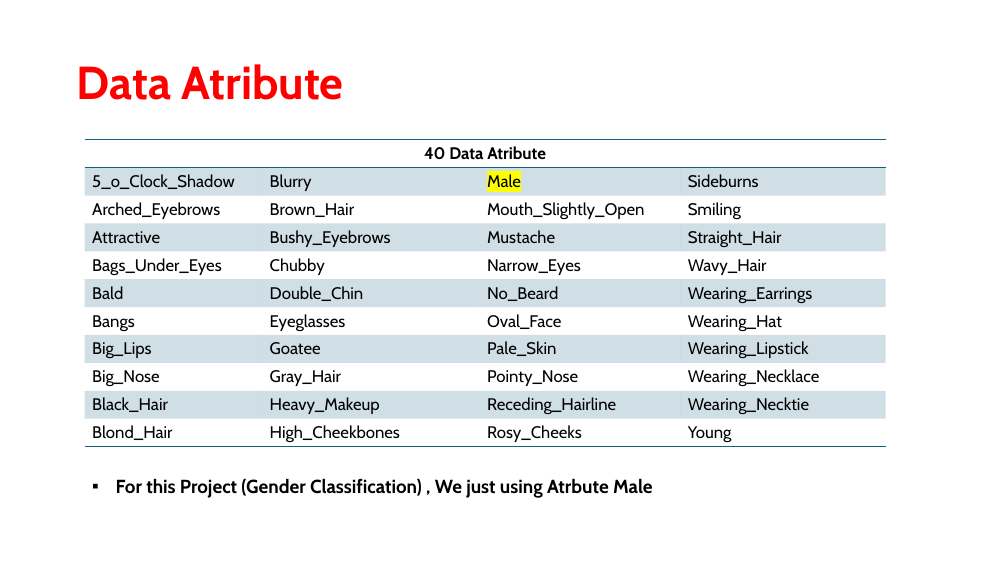
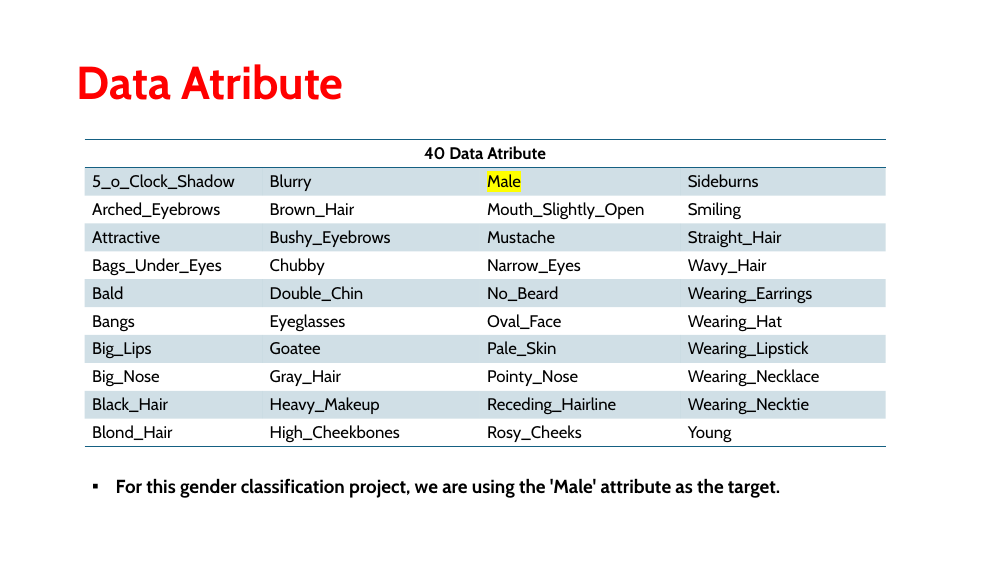
Before and after one commit to AndreMasalle/Computer-Vision-Specialist, a slide deck: slide 6 of Gender Classification/Project 1_v1.0.pptx. Drawn at 1008x567 pixels with LibreOffice and Linux fonts; fonts in the diff are those of the drawing. Boxes give left, top, right and bottom in pixels: in the first picture for what was removed or moved away, otherwise in the second. Text is boxed around its words. In the diff, an @@ line names an element or a change of style, - is before the commit and + after.

```diff
--- a/Gender Classification/Project 1_v1.0.pptx
+++ b/Gender Classification/Project 1_v1.0.pptx
@@ text at (116,478,780,498): text changed @@
-▪ For this Project (Gender Classification) , We just using Atrbute Male
+▪ For this gender classification project, we are using the 'Male' attribute as the target.
```
Also in this commit, not shown: 1 other slide changed, 3 other files.
